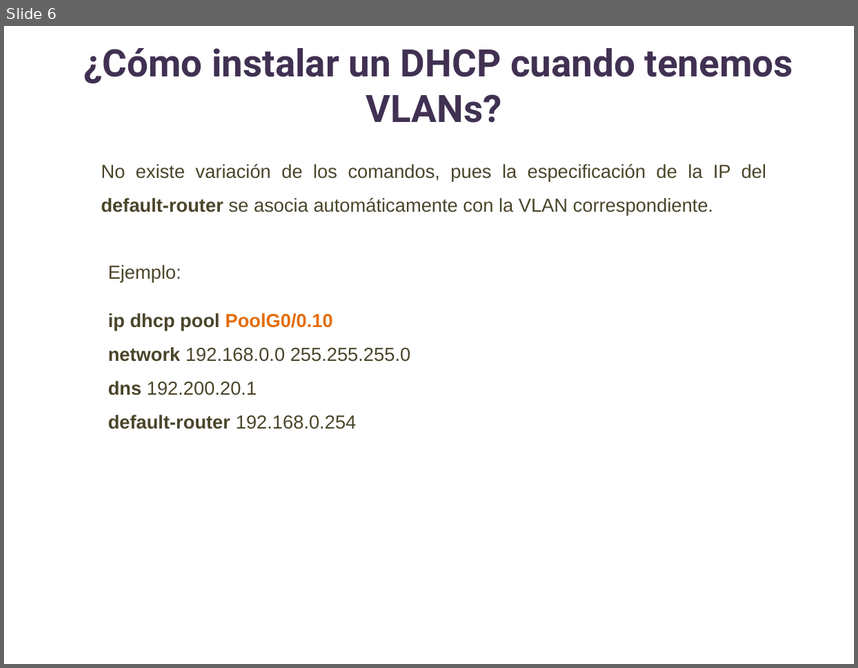
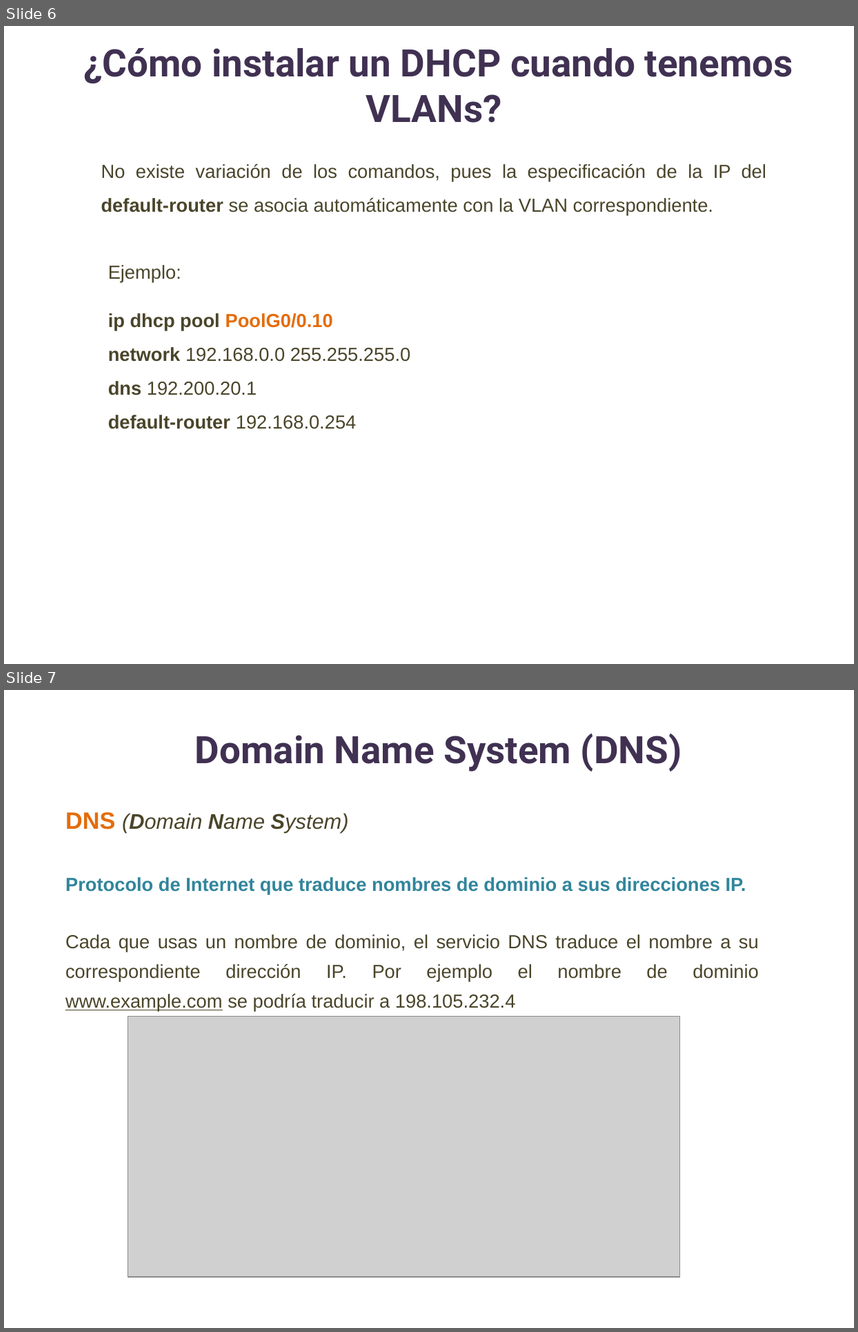
Before and after one commit to lizetheP/WAN, a slide deck: Calendario/Presentaciones/5_1_DHCP.pptx. Shown one above the other, each under a label of ours: slide 6 before the commit, slides 6 and 7 after it. The pictures are 858x668 and 858x1332 pixels, drawn with LibreOffice and Linux fonts; fonts in the diff are those of the drawing; grey boxes stand for pictures. Boxes give left, top, right and bottom in pixels: in the first picture for what was removed or moved away, otherwise in the second. Text is boxed around its words. In the diff, an @@ line names an element or a change of style, - is before the commit and + after.

```diff
--- a/Calendario/Presentaciones/5_1_DHCP.pptx
+++ b/Calendario/Presentaciones/5_1_DHCP.pptx
@@ slide 7 added at (x1=4, y1=690, x2=854, y2=1328), background #FFFFFF @@
@@ text added at (x1=195, y1=733, x2=682, y2=771), 32 pt, text #403152, bold @@
+Domain Name System (DNS)
@@ text added at (x1=65, y1=812, x2=349, y2=833), 18 pt, text #4A452A, italic @@
+DNS (Domain Name System)
@@ text added at (x1=65, y1=877, x2=746, y2=894), 16 pt, text #31859C, bold @@
+Protocolo de Internet que traduce nombres de dominio a sus direcciones IP.
@@ text added at (x1=65, y1=934, x2=759, y2=1012), 16 pt, text #4A452A @@
+Cada que usas un nombre de dominio, el servicio DNS traduce el nombre a su correspondiente dirección IP. Por ejemplo el nombre de dominio www.example.com se podría traducir a 198.105.232.4
@@ picture added at (x1=128, y1=1016, x2=680, y2=1276) @@
```
Also in this commit, not shown: 2 slides changed, 4 other files.
